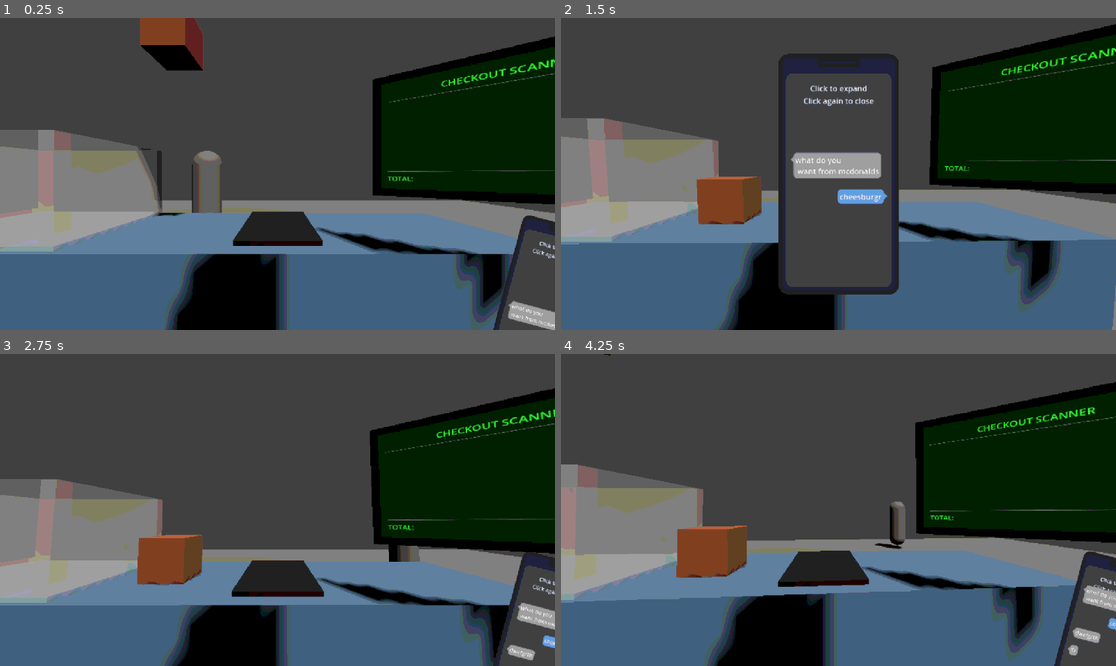
Above: before the commit, frames 1-4 (two rows, left to right).
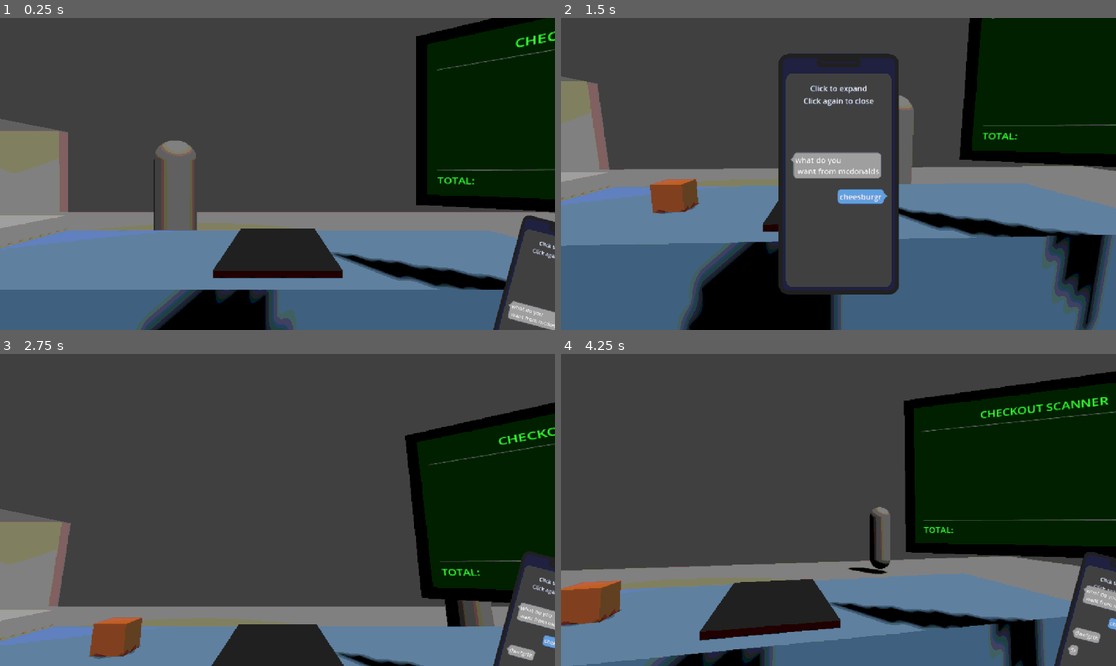
Above: after the commit, the same moments.

Repository: Filkspline/LastShift
Game: Godot game, scene res://scenes/testmain.tscn
The game is run twice, just before and just after one commit, with the same random seed, the same clock (stepped at 60 frames per second) and the same inputs.
Inputs (mouse positions are in pixels of both pictures, inside the frame that each line leads up to):
- Up to frame 1 (0.25 s): no input
- Up to frame 2 (1.5 s): click (1104, 305) at 0.5 s; click (860, 220) at 1.27 s
- Up to frame 3 (2.75 s): click (277, 450) at 2 s
- Up to frame 4 (4.25 s): click (1115, 600) at 2.75 s; tap Enter at 3.5 s; move the mouse to (960, 494) at 3.52 s; click (960, 494) at 3.67 s

The runs differ from the first frame. In frame 1, 39% of the frame differs, in the area x 0-100%, y 0-100%; in frame 2, 34%; in frame 3, 47%, in the area x 0-100%, y 10-100%; in frame 4, 44%.

Commit message:
simplified the customer stuff alot

Diff:
--- a/last-shift-ver-1/project.godot
+++ b/last-shift-ver-1/project.godot
@@ -19,6 +19,10 @@
 
 Pixelator="*res://scripts/autoload/pixelator.gd"
 
+[global_group]
+
+grocery_item=""
+
 [physics]
 
 common/physics_ticks_per_second=240
--- a/last-shift-ver-1/scenes/customer.tscn
+++ b/last-shift-ver-1/scenes/customer.tscn
@@ -3,8 +3,9 @@
 [ext_resource type="Script" uid="uid://cf8c62s82kock" path="res://scripts/ai_customer.gd" id="1_customer"]
 
 [sub_resource type="Curve3D" id="Curve3D_path"]
+closed = true
 _data = {
-"points": PackedVector3Array(0, 0, 0, 0, 0, 0, 0, 0, 0, 0, 0, 0, 0, 0, 0, 0, 0, 5, 0, 0, 0, 0, 0, 0, 5, 0, 5, 0, 0, 0, 0, 0, 0, 5, 0, 0),
+"points": PackedVector3Array(0, 0, 0, 0, 0, 0, 0, 0, 0, 0, 0, 0, 0, 0, 0, 0, 0, 5, 0, 0, 0, 0, 0, 0, 5, 0, 5, 0, 0, 0, 0, 0, 0, 4.89952, 0.020771027, 0.006335497),
 "tilts": PackedFloat32Array(0, 0, 0, 0)
 }
 point_count = 4
@@ -21,7 +22,7 @@
 curve = SubResource("Curve3D_path")
 
 [node name="PathFollow3D" type="PathFollow3D" parent="."]
-transform = Transform3D(-1, 0, -8.742278e-08, 0, 1, 0, 8.742278e-08, 0, -1, 0, 0, 0)
+transform = Transform3D(-0.99999774, 0, -8.742258e-08, 0, 1, 0, 8.742258e-08, 0, -0.99999774, 0, 0, 0)
 rotation_mode = 1
 
 [node name="AICustomer" type="CharacterBody3D" parent="PathFollow3D"]
--- a/last-shift-ver-1/scenes/grocery_item.tscn
+++ b/last-shift-ver-1/scenes/grocery_item.tscn
@@ -3,7 +3,7 @@
 [ext_resource type="Script" uid="uid://bc22y101xrsjl" path="res://scripts/grocery_item.gd" id="1_tyffc"]
 
 [sub_resource type="BoxShape3D" id="BoxShape3D_1"]
-size = Vector3(0.3020563, 0.31020737, 0.35009766)
+size = Vector3(0.14735246, 0.14841366, 0.14953613)
 
 [sub_resource type="BoxMesh" id="BoxMesh_1"]
 size = Vector3(0.3, 0.3, 0.3)
@@ -12,7 +12,7 @@
 albedo_color = Color(0.8, 0.4, 0.2, 1)
 roughness = 0.7
 
-[node name="GroceryItem" type="RigidBody3D"]
+[node name="GroceryItem" type="RigidBody3D" groups=["grocery_item"]]
 collision_layer = 13
 collision_mask = 71
 axis_lock_linear_z = true
@@ -26,10 +26,11 @@
 script = ExtResource("1_tyffc")
 
 [node name="CollisionShape3D" type="CollisionShape3D" parent="."]
-transform = Transform3D(1, 0, 0, 0, 1, 0, 0, 0, 1, 0.0029816628, 0.0034542084, 0.07495117)
+transform = Transform3D(1, 0, 0, 0, 1, 0, 0, 0, 1, -0.001236558, 0.0016350746, -0.0010587871)
 shape = SubResource("BoxShape3D_1")
 
 [node name="MeshInstance3D" type="MeshInstance3D" parent="."]
+transform = Transform3D(0.494445, 0, 0, 0, 0.50196624, 0, 0, 0, 0.5, 0, 0, 0)
 mesh = SubResource("BoxMesh_1")
 surface_material_override/0 = SubResource("StandardMaterial3D_1")
 
--- a/last-shift-ver-1/scenes/testmain.tscn
+++ b/last-shift-ver-1/scenes/testmain.tscn
@@ -3,17 +3,17 @@
 [ext_resource type="Script" uid="uid://rk66aj3cs77e" path="res://scripts/camera_look.gd" id="1_camera"]
 [ext_resource type="PackedScene" uid="uid://cqht8mqfh4ojg" path="res://scenes/phone.tscn" id="2_u7vp4"]
 [ext_resource type="PackedScene" uid="uid://dga6olju0chdd" path="res://scenes/grocery_item.tscn" id="3_8cljg"]
-[ext_resource type="PackedScene" uid="uid://bawe2n6bmgohk" path="res://scenes/grocery_basket.tscn" id="4_mlspm"]
-[ext_resource type="PackedScene" uid="uid://b37rqy2bud8bo" path="res://scenes/grocery_spawner.tscn" id="5_41ujk"]
 [ext_resource type="PackedScene" uid="uid://bhexdqdgmwhcm" path="res://scenes/checkout_scanner.tscn" id="6_hbebi"]
+[ext_resource type="PackedScene" uid="uid://bawe2n6bmgohk" path="res://scenes/grocery_basket.tscn" id="7_82itb"]
 [ext_resource type="PackedScene" uid="uid://dcjuceamxttem" path="res://scenes/scanner_screen.tscn" id="7_e70go"]
+[ext_resource type="PackedScene" uid="uid://b37rqy2bud8bo" path="res://scenes/grocery_spawner.tscn" id="8_7ds6b"]
 [ext_resource type="PackedScene" uid="uid://xjr0nh2sc80d" path="res://scenes/customer.tscn" id="8_82itb"]
 
 [sub_resource type="PlaneMesh" id="PlaneMesh_1"]
 size = Vector2(20, 20)
 
 [sub_resource type="BoxShape3D" id="BoxShape3D_1"]
-size = Vector3(3, 0.119262695, 1)
+size = Vector3(3, 0.119262695, 0.9986572)
 
 [sub_resource type="BoxMesh" id="BoxMesh_1"]
 size = Vector3(3, 1, 1)
@@ -59,7 +59,7 @@
 surface_material_override/0 = SubResource("StandardMaterial3D_1")
 
 [node name="CollisionShape3D" type="CollisionShape3D" parent="Counter"]
-transform = Transform3D(1, 0, 0, 0, 1, 0, 0, 0, 1, 0, 0.44036865, 0.61433554)
+transform = Transform3D(1, 0, 0, 0, 1, 0, 0, 0, 1, 0, 0.44036865, 0.5658126)
 shape = SubResource("BoxShape3D_1")
 
 [node name="Player" type="CharacterBody3D" parent="."]
@@ -74,21 +74,13 @@
 
 [node name="Camera3D" type="Camera3D" parent="Player"]
 transform = Transform3D(1, 0, 0, 0, 1, 0, 0, 0, 1, 0, 0.5, 0)
-fov = 80.0
+fov = 60.0
 script = ExtResource("1_camera")
 
 [node name="Phone" parent="." instance=ExtResource("2_u7vp4")]
 
 [node name="GroceryItem" parent="." instance=ExtResource("3_8cljg")]
 transform = Transform3D(1, 0, 0, 0, 1, 0, 0, 0, 1, -0.76905155, 2.4386106, -1.3911539)
-
-[node name="GroceryBasket" parent="." instance=ExtResource("4_mlspm")]
-transform = Transform3D(1, 0, 0, 0, 1, 0, 0, 0, 1, -1.7543068, 0.9771831, -1.4079471)
-collision_layer = 3
-collision_mask = 3
-
-[node name="GrocerySpawner" parent="." instance=ExtResource("5_41ujk")]
-transform = Transform3D(1, 0, 0, 0, 1, 0, 0, 0, 1, -1.8009067, 2.6468534, -1.411204)
 
 [node name="CheckoutScanner" parent="." instance=ExtResource("6_hbebi")]
 transform = Transform3D(1, 0, 0, 0, 1, 0, 0, 0, 1, 0, 0.879503, -1.438007)
@@ -98,3 +90,16 @@
 
 [node name="CustomerPath" parent="." instance=ExtResource("8_82itb")]
 transform = Transform3D(-4.371139e-08, 0, 1, 0, 1, 0, -1, 0, -4.371139e-08, -2, 1, -4)
+
+[node name="PositionMarkers" type="Node3D" parent="."]
+
+[node name="CustomerBuyingMarker" type="Marker3D" parent="PositionMarkers"]
+transform = Transform3D(1, 0, 0, 0, 1, 0, 0, 0, 1, 0, 0, -2.598515)
+
+[node name="GroceryBasket" parent="." instance=ExtResource("7_82itb")]
+transform = Transform3D(1, 0, 0, 0, 1, 0, 0, 0, 1, -2.120842, 1.0523983, -1.5107977)
+
+[node name="GrocerySpawner" parent="." instance=ExtResource("8_7ds6b")]
+transform = Transform3D(1, 0, 0, 0, 1, 0, 0, 0, 1, -2.17032, 2.0469093, -1.4130943)
+
+[editable path="CustomerPath"]
--- a/last-shift-ver-1/scripts/ai_customer.gd
+++ b/last-shift-ver-1/scripts/ai_customer.gd
@@ -1,26 +1,120 @@
 extends CharacterBody3D
 
+# Customer States
+enum State {
+	SHOPPING,
+	GOING_TO_CHECKOUT,
+	WAITING_AT_CHECKOUT,
+	LEAVING
+}
+
+# Movement Settings
+@export_group("Movement")
 @export var speed: float = 2.0
-@export var loop_path: bool = true
+@export var shopping_loops: int = 2  # How many times to loop the shopping path
 
+# Checkout Settings
+@export_group("Checkout")
+@export var wait_time_at_checkout: float = 5.0
+@export var customer_marker_path: NodePath  # Where customer stands at checkout
+
+# Internal State
 var path_follow: PathFollow3D
+var current_state: State = State.SHOPPING
+var customer_marker: Node3D
+var wait_timer: float = 0.0
+var completed_loops: int = 0
 
 func _ready():
+	# Get the PathFollow3D parent
 	path_follow = get_parent()
 	if not path_follow is PathFollow3D:
 		push_error("AICustomer must be a child of PathFollow3D")
+		return
+
+	# Find the customer checkout marker
+	if customer_marker_path:
+		customer_marker = get_node(customer_marker_path)
+	else:
+		customer_marker = get_tree().root.find_child("CustomerBuyingMarker", true, false)
+
+	if customer_marker:
+		print("Customer ready. Checkout marker found at: ", customer_marker.get_path())
+	else:
+		print("WARNING: Could not find customer checkout marker!")
 
 func _physics_process(delta):
-	if not path_follow:
+	match current_state:
+		State.SHOPPING:
+			_shopping(delta)
+		State.GOING_TO_CHECKOUT:
+			_going_to_checkout(delta)
+		State.WAITING_AT_CHECKOUT:
+			_waiting_at_checkout(delta)
+		State.LEAVING:
+			_leaving(delta)
+
+# STATE: Shopping - Move along the path
+func _shopping(delta):
+	# Move along the shopping path
+	path_follow.progress += speed * delta
+
+	# Check if completed a loop
+	if path_follow.progress_ratio >= 1.0:
+		completed_loops += 1
+		path_follow.progress_ratio = 0.0
+		print("Completed shopping loop ", completed_loops, "/", shopping_loops)
+
+		# Done shopping, go to checkout
+		if completed_loops >= shopping_loops:
+			current_state = State.GOING_TO_CHECKOUT
+			print("Done shopping. Heading to checkout.")
+
+# STATE: Going to Checkout - Walk to checkout marker
+func _going_to_checkout(_delta):
+	if not customer_marker:
+		# No marker found, just wait in place
+		current_state = State.WAITING_AT_CHECKOUT
 		return
 
-	# Move along the path
-	path_follow.progress += speed * delta
+	# Calculate direction to checkout marker
+	var target_pos = customer_marker.global_position
+	target_pos.y = global_position.y  # Keep at same height
 
-	# Loop or stop at end
-	if path_follow.progress_ratio >= 1.0:
-		if loop_path:
-			path_follow.progress_ratio = 0.0
-		else:
-			# Customer reached end of path
-			queue_free()  # Remove customer
+	var direction = (target_pos - global_position).normalized()
+	direction.y = 0
+
+	# Move toward checkout
+	velocity = direction * speed
+	move_and_slide()
+
+	# Check if arrived at checkout
+	var distance = Vector2(global_position.x, global_position.z).distance_to(
+		Vector2(target_pos.x, target_pos.z)
+	)
+
+	if distance < 0.5:
+		velocity = Vector3.ZERO
+		current_state = State.WAITING_AT_CHECKOUT
+		wait_timer = 0.0
+		print("Arrived at checkout. Waiting...")
+
+# STATE: Waiting at Checkout - Stand still and wait
+func _waiting_at_checkout(delta):
+	velocity = Vector3.ZERO
+	wait_timer += delta
+
+	if wait_timer >= wait_time_at_checkout:
+		current_state = State.LEAVING
+		print("Done at checkout. Leaving store...")
+
+# STATE: Leaving - Walk away and despawn
+func _leaving(_delta):
+	# Move forward (positive Z direction)
+	velocity = Vector3(0, 0, 1) * speed
+	move_and_slide()
+
+	# Remove customer when far enough away
+	if global_position.z > 10:
+		print("Customer left the store.")
+		queue_free()
--- a/last-shift-ver-1/scripts/camera_look.gd
+++ b/last-shift-ver-1/scripts/camera_look.gd
@@ -1,7 +1,7 @@
 extends Camera3D
 
 @export var look_sensitivity: float = 15.0
-@export var max_angle: float = 10.0
+@export var max_angle: float = 30.0
 
 var mouse_position: Vector2 = Vector2.ZERO
 var viewport_size: Vector2
--- a/last-shift-ver-1/scripts/grocery_item.gd
+++ b/last-shift-ver-1/scripts/grocery_item.gd
@@ -1,11 +1,15 @@
 extends RigidBody3D
 
-# Drag settings
-@export var max_drag_speed: float = 4.0  # Maximum speed before line breaks
-@export var drag_strength: float = 6.0   # How strongly item follows mouse
-@export var line_break_distance: float = 1.5  # Maximum distance before line breaks
-@export var damping: float = 0.2  # Lower = more momentum
-@export var rotation_damping: float = 0.5  # Damping for angular velocity
+# Drag Settings
+@export_group("Drag Behavior")
+@export var drag_strength: float = 6.0
+@export var max_drag_speed: float = 4.0
+@export var line_break_distance: float = 1.5
+
+# Physics Settings
+@export_group("Physics")
+@export var drag_damping: float = 0.4
+@export var rotation_damping: float = 0.8
 
 # State
 var is_dragging: bool = false
@@ -19,136 +23,94 @@
 var line_material: StandardMaterial3D
 
 func _ready():
-	# Find the camera
 	camera = get_viewport().get_camera_3d()
-
-	# Setup line rendering
 	setup_line()
-
-	# Store initial position
 	last_position = global_position
-
-	# Enable mouse input
 	input_ray_pickable = true
 
-	# Set damping for momentum feel
-	linear_damp = damping
+	# Simple physics setup
+	linear_damp = drag_damping
 	angular_damp = rotation_damping
-
-	# Set center of mass slightly lower for better tipping physics
-	center_of_mass_mode = RigidBody3D.CENTER_OF_MASS_MODE_CUSTOM
-	center_of_mass = Vector3(0, -0.1, 0)  # Slightly below center
-
-	# CRITICAL: Ensure continuous collision detection is enabled
 	continuous_cd = true
-
-	# Increase max contacts for better collision detection
-	max_contacts_reported = 4
 
 func setup_line():
 	var line_node = $Line3D
-
-	# Make line render above everything else
 	line_node.top_level = true
 	line_node.cast_shadow = GeometryInstance3D.SHADOW_CASTING_SETTING_OFF
 
-	# Create immediate mesh for dynamic line
 	line_mesh = ImmediateMesh.new()
 	line_node.mesh = line_mesh
 
-	# Create material for line - thicker and more visible
 	line_material = StandardMaterial3D.new()
 	line_material.shading_mode = BaseMaterial3D.SHADING_MODE_UNSHADED
 	line_material.albedo_color = Color(1, 1, 1, 1.0)
 	line_material.cull_mode = BaseMaterial3D.CULL_DISABLED
-	line_material.no_depth_test = true  # Render on top - this is critical
-	line_material.render_priority = 10  # Render last
+	line_material.no_depth_test = true
+	line_material.render_priority = 10
 	line_node.material_override = line_material
-	line_node.sorting_offset = 100.0  # Force it to render on top
+	line_node.sorting_offset = 100.0
 
 func _input(event):
-	if event is InputEventMouseButton:
-		if event.button_index == MOUSE_BUTTON_LEFT:
-			if event.pressed:
-				# Check if mouse is over this object
-				var mouse_pos = event.position
-				var from = camera.project_ray_origin(mouse_pos)
-				var to = from + camera.project_ray_normal(mouse_pos) * 1000
+	if event is InputEventMouseButton and event.button_index == MOUSE_BUTTON_LEFT:
+		if event.pressed:
+			var mouse_pos = event.position
+			var from = camera.project_ray_origin(mouse_pos)
+			var to = from + camera.project_ray_normal(mouse_pos) * 1000
 
-				var space_state = get_world_3d().direct_space_state
-				var query = PhysicsRayQueryParameters3D.create(from, to)
+			var space_state = get_world_3d().direct_space_state
+			var query = PhysicsRayQueryParameters3D.create(from, to)
+			query.collision_mask = 4  # Layer 3
 
-				# Only check collision layer 3 (bit 2) - grocery items only
-				query.collision_mask = 4  # Binary: 0100 = Layer 3
-
-				var result = space_state.intersect_ray(query)
-
-				if result and result.collider == self:
-					start_drag()
-			else:
-				stop_drag()
+			var result = space_state.intersect_ray(query)
+			if result and result.collider == self:
+				start_drag()
+		else:
+			stop_drag()
 
 func start_drag():
 	is_dragging = true
 	gravity_scale = 0.0
-	# Don't zero velocity - let it keep momentum
-	# Keep angular velocity for more dynamic feel
 	last_position = global_position
-	linear_damp = damping * 2.0  # Slightly more damping while dragging
-	angular_damp = rotation_damping * 3.0  # More rotation damping while dragging
-	print("Started dragging item")
 
 func stop_drag():
 	is_dragging = false
-	# FIXED: Use much lower gravity to prevent tunneling
-	gravity_scale = 0.5  # Was 2.0 - now much slower falling
+	gravity_scale = 0.5
 
-	# FIXED: Add more damping when released to slow it down
-	linear_damp = 1.5  # Increased from damping value
-	angular_damp = 2.0  # Increased rotation damping
-
-	# FIXED: Clamp the velocity on release to prevent it from being too fast
-	var current_linear_vel = linear_velocity
-	var max_release_speed = 3.0
-	if current_linear_vel.length() > max_release_speed:
-		linear_velocity = current_linear_vel.normalized() * max_release_speed
-
-	print("Stopped dragging item")
+	# Limit velocity on release
+	if linear_velocity.length() > 3.0:
+		linear_velocity = linear_velocity.normalized() * 3.0
 
 func _physics_process(delta):
+	# Constrain Z axis and rotation when not dragging
+	if not is_dragging:
+		var vel = linear_velocity
+		vel.z = 0
+		linear_velocity = vel
+
+		var ang_vel = angular_velocity
+		ang_vel.x = 0
+		ang_vel.y = 0
+		angular_velocity = ang_vel
+
 	if is_dragging:
 		update_mouse_world_position()
 
-		# Calculate velocity
+		# Calculate current velocity
 		var position_delta = global_position - last_position
 		current_velocity = position_delta.length() / delta
 		last_position = global_position
 
-		# Check if moving too fast
-		if current_velocity > max_drag_speed:
-			break_line()
+		# Break line if too fast or too far
+		if current_velocity > max_drag_speed or global_position.distance_to(mouse_world_position) > line_break_distance:
+			stop_drag()
 			return
 
-		# Check if too far from mouse
-		var distance_to_mouse = global_position.distance_to(mouse_world_position)
-		if distance_to_mouse > line_break_distance:
-			break_line()
-			return
+		# Pull item toward mouse
+		var direction = (mouse_world_position - global_position)
+		apply_central_force(direction * drag_strength)
 
-		# Apply force toward mouse position
-		var direction = (mouse_world_position - global_position)
-		var force = direction * drag_strength
-		apply_central_force(force)
+		update_line_color()
 
-		# Update line color based on speed
-		update_line_color()
-	else:
-		# FIXED: When not dragging, clamp velocity to prevent tunneling
-		var max_falling_speed = 5.0
-		if linear_velocity.length() > max_falling_speed:
-			linear_velocity = linear_velocity.normalized() * max_falling_speed
-
-	# Draw line
 	draw_line()
 
 func update_mouse_world_position():
@@ -159,7 +121,7 @@
 	var from = camera.project_ray_origin(mouse_pos)
 	var normal = camera.project_ray_normal(mouse_pos)
 
-	# Project onto XY plane (Z = item's current Z position)
+	# Project onto XY plane at item's Z position
 	var plane = Plane(Vector3(0, 0, 1), global_position.z)
 	var intersection = plane.intersects_ray(from, normal)
 
@@ -167,15 +129,12 @@
 		mouse_world_position = intersection
 
 func update_line_color():
-	# Color changes from white to yellow to red as speed increases
 	var speed_ratio = clamp(current_velocity / max_drag_speed, 0.0, 1.0)
 
 	if speed_ratio < 0.5:
-		# White to yellow
 		var t = speed_ratio * 2.0
 		line_material.albedo_color = Color(1, 1, 1 - t * 0.5, 1.0)
 	else:
-		# Yellow to red
 		var t = (speed_ratio - 0.5) * 2.0
 		line_material.albedo_color = Color(1, 1 - t, 0, 1.0)
 
@@ -184,25 +143,19 @@
 
 	if is_dragging:
 		var line_node = $Line3D
-
-		# Update line position to follow item
 		line_node.global_position = global_position
-
-		# Reset rotation to identity so line doesn't rotate with object
 		line_node.global_rotation = Vector3.ZERO
 
-		# Draw line with rounded caps
 		var start = Vector3.ZERO
 		var end = mouse_world_position - global_position
 		var thickness = 0.03
 
-		# Calculate perpendicular vector for thickness
 		var direction = (end - start).normalized()
 		var perpendicular = Vector3(-direction.y, direction.x, 0) * thickness
 
 		line_mesh.surface_begin(Mesh.PRIMITIVE_TRIANGLES)
 
-		# Main line body
+		# Main line
 		line_mesh.surface_add_vertex(start + perpendicular)
 		line_mesh.surface_add_vertex(start - perpendicular)
 		line_mesh.surface_add_vertex(end + perpendicular)
@@ -211,14 +164,13 @@
 		line_mesh.surface_add_vertex(start - perpendicular)
 		line_mesh.surface_add_vertex(end - perpendicular)
 
-		# Add rounded caps
+		# Rounded caps
 		draw_circle_cap(start, perpendicular, 8)
 		draw_circle_cap(end, perpendicular, 8)
 
 		line_mesh.surface_end()
 
 func draw_circle_cap(center: Vector3, perpendicular: Vector3, segments: int):
-	"""Draw a circular cap at the end of the line"""
 	var radius = perpendicular.length()
 	var angle_step = PI * 2.0 / segments
 
@@ -229,14 +181,6 @@
 		var point1 = center + Vector3(cos(angle1), sin(angle1), 0) * radius
 		var point2 = center + Vector3(cos(angle2), sin(angle2), 0) * radius
 
-		# Create triangle fan from center
 		line_mesh.surface_add_vertex(center)
 		line_mesh.surface_add_vertex(point1)
 		line_mesh.surface_add_vertex(point2)
-func break_line():
-	print("Line broke! Speed: ", current_velocity)
-	stop_drag()
-
-	# FIXED: Reduce impulse strength to prevent tunneling
-	#var direction = (global_position - mouse_world_position).normalized()
-	#apply_central_impulse(direction * 1.0)  # Reduced from 2.0
--- a/last-shift-ver-1/scripts/grocery_spawner.gd
+++ b/last-shift-ver-1/scripts/grocery_spawner.gd
@@ -2,14 +2,16 @@
 
 # Spawner settings
 @export var spawn_interval: float = 2.0  # Seconds between spawns
-@export var spawn_height: float = 5.0  # Height above basket to spawn items
+@export var spawn_height: float = 0.5  # Height above spawner to spawn items
 @export var spawn_radius: float = 0.01  # Random offset from center
-@export var max_items: int = 20  # Maximum items before stopping spawn
+@export var max_items: int = 4  # Maximum items before stopping spawn
 
 # References
 @export var grocery_item_scene: PackedScene
+
 var spawn_timer: Timer
 var item_count: int = 0
+var spawned_items: Array = []  # Track all spawned items
 
 func _ready():
 	# Create and setup timer
@@ -36,7 +38,10 @@
 
 	# Create new item instance
 	var item = grocery_item_scene.instantiate()
-	get_parent().add_child(item)
+
+	# Add as child of spawner (they'll be reparented later)
+	add_child(item)
+	spawned_items.append(item)
 
 	# Random spawn position with slight offset
 	var random_offset = Vector3(
@@ -44,10 +49,15 @@
 		0,
 		randf_range(-spawn_radius, spawn_radius)
 	)
-	item.global_position = global_position + Vector3(0, spawn_height, 0) + random_offset
+	item.position = Vector3(0, spawn_height, 0) + random_offset
 
-	# Random rotation on Z axis only
-	item.rotation.z = randf_range(0, TAU)
 
 	item_count += 1
 	print("Spawned item #", item_count)
+
+func get_all_items() -> Array:
+	"""Return all spawned items"""
+	return spawned_items
+
+func is_full() -> bool:
+	return item_count >= max_items
Not shown, changed: last-shift-ver-1/wSMS/resources/images/icon.svg.import
Not shown, changed: last-shift-ver-1/wSMS/resources/images/meowl_tiny.png.import
